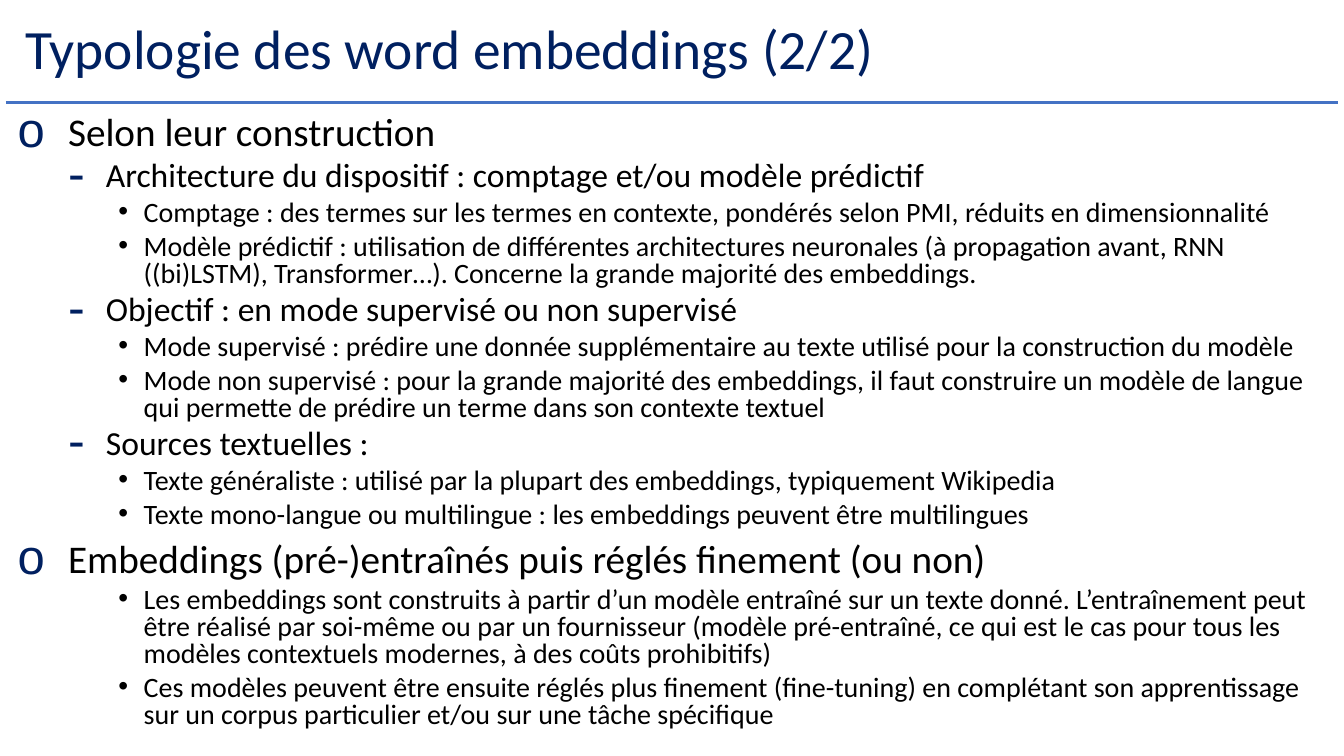
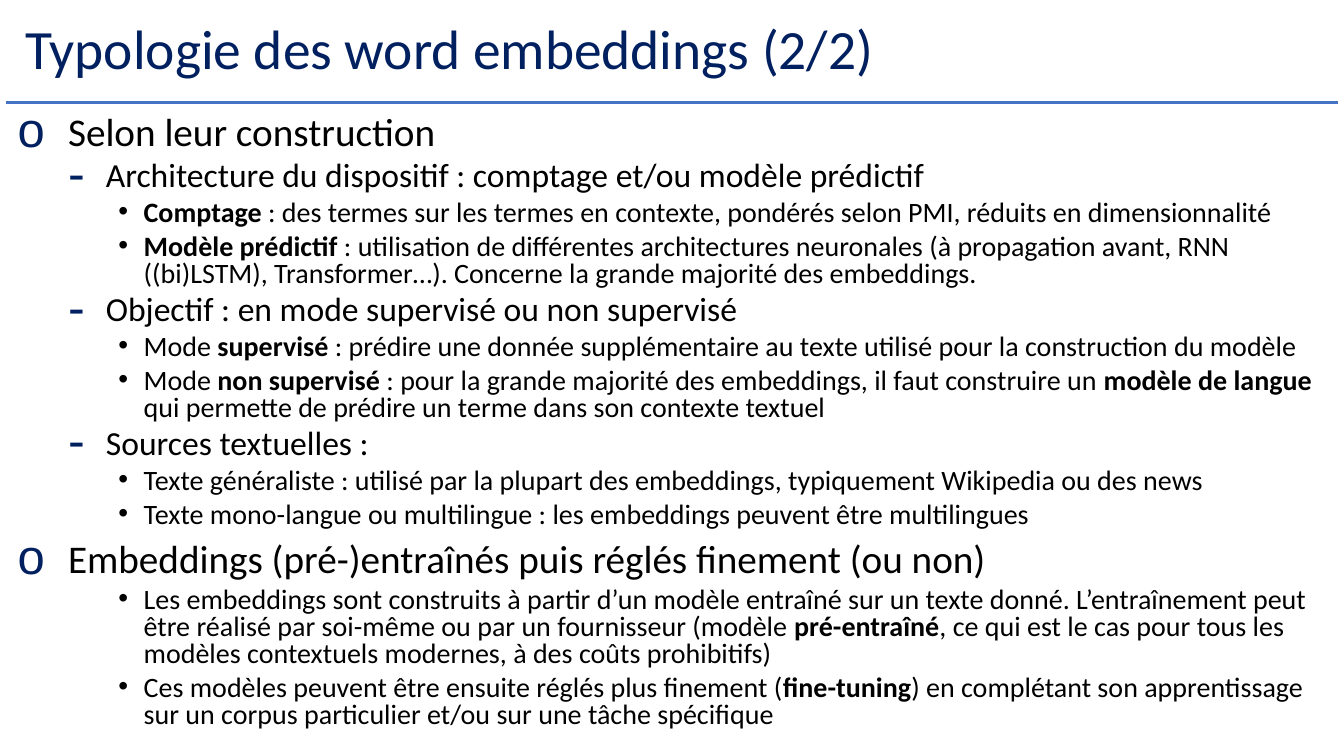
Before and after one commit to Herve-Guerin/cours-NLP-Gustave-Eiffel, a slide deck: slide 69 of Slides/NLP et Analyse Textuelle V2 - 2.pptx (slide 70 before the commit). Drawn at 1344x756 pixels with LibreOffice and Linux fonts; fonts in the diff are those of the drawing. Boxes give left, top, right and bottom in pixels: in the first picture for what was removed or moved away, otherwise in the second. Text is boxed around its words. In the diff, an @@ line names an element or a change of style, - is before the commit and + after.

```diff
--- a/Slides/NLP et Analyse Textuelle V2 - 2.pptx
+++ b/Slides/NLP et Analyse Textuelle V2 - 2.pptx
@@ text at (x1=144, y1=202, x2=1312, y2=729): bold on in "Comptage", "Modèle prédictif", "supervisé", "non supervisé modèle de langue" and 2 more places @@
@@ text at (x1=144, y1=470, x2=1202, y2=495): text changed @@
-    • Texte généraliste : utilisé par la plupart des embeddings, typiquement Wikipedia
+    • Texte généraliste : utilisé par la plupart des embeddings, typiquement Wikipedia ou des news
```
Also in this commit, not shown: 21 other slides changed, 5 slides added.
